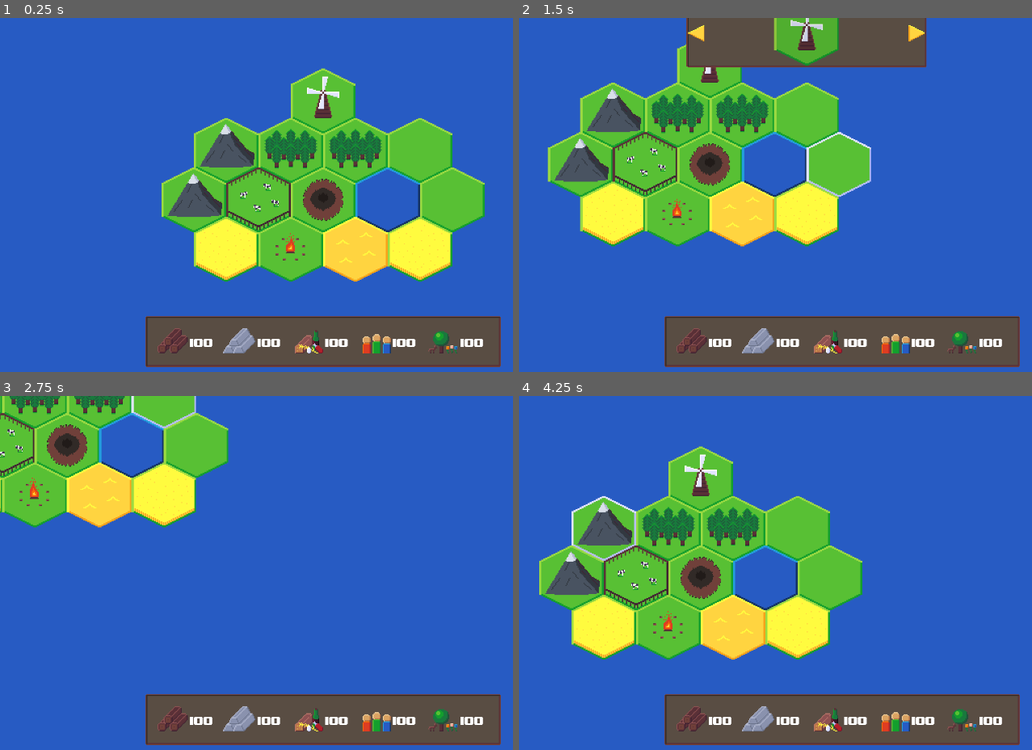
Above: before the commit, frames 1-4 (two rows, left to right).
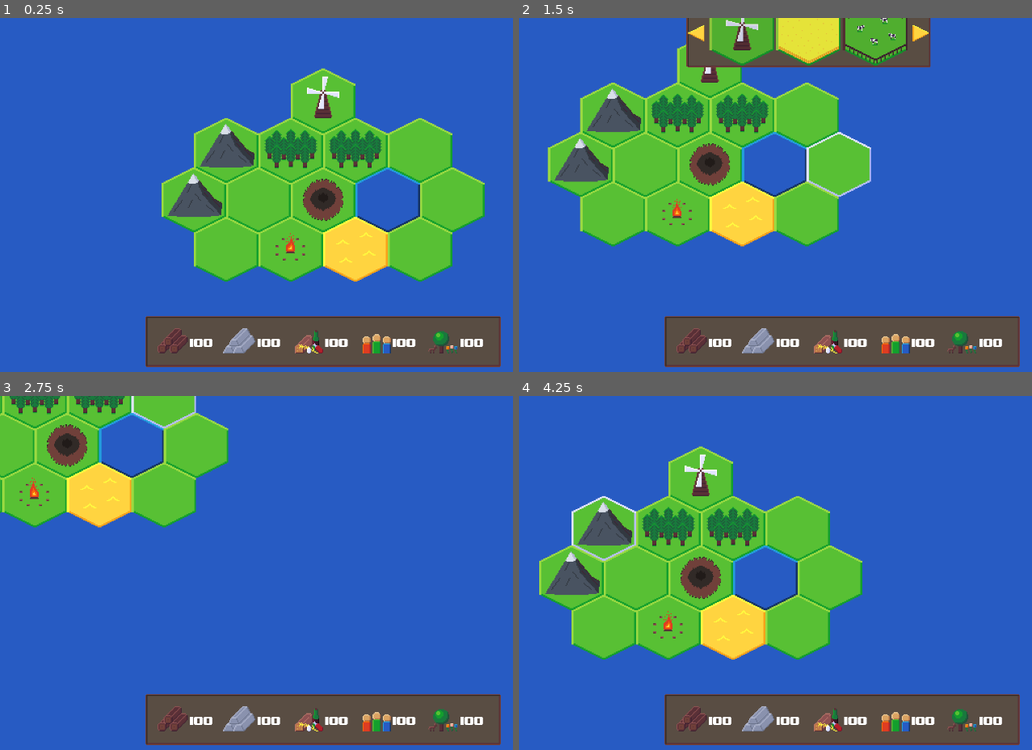
Above: after the commit, the same moments.

Repository: Lunatic-Games/the-holy-land
Game: Godot game, scene res://Game.tscn
The game is run twice, just before and just after one commit, with the same random seed, the same clock (stepped at 60 frames per second) and the same inputs.
Inputs (mouse positions are in pixels of both pictures, inside the frame that each line leads up to):
- Up to frame 1 (0.25 s): no input
- Up to frame 2 (1.5 s): move the mouse to (842, 99) at 0.52 s; hold Right (ui_right) 0.53-1.28 s; click (842, 99) at 0.67 s; move the mouse to (816, 148) at 1.27 s; hold Down (ui_down) from 1.28 s (still down); click (816, 148) at 1.42 s
- Up to frame 3 (2.75 s): move the mouse to (159, 403) at 2.02 s; release Down (ui_down) at 2.03 s; hold Right (ui_right) from 2.03 s (still down); click (159, 403) at 2.17 s
- Up to frame 4 (4.25 s): move the mouse to (713, 445) at 2.77 s; release Right (ui_right) at 2.78 s; hold Up (ui_up) 2.78-3.53 s; click (713, 445) at 2.92 s; move the mouse to (611, 519) at 3.52 s; hold Left (ui_left) from 3.53 s (still down); click (611, 519) at 3.67 s

The runs differ from the first frame. In frame 1, 3.6% of the frame differs, in the area x 38-88%, y 42-74%; in frame 2, 8.0%, in the area x 12-81%, y 0-64%; in frame 3, 1.8%; in frame 4, 3.6%.

Commit message:
Add a bunch more functionality to tiles

Diff:
--- a/Game.tscn
+++ b/Game.tscn
@@ -1,31 +1,27 @@
-[gd_scene load_steps=21 format=2]
-
-[ext_resource path="res://Game.gd" type="Script" id=1]
-[ext_resource path="res://Camera.gd" type="Script" id=2]
-[ext_resource path="res://Tiles/Windmill/Windmill.tscn" type="PackedScene" id=3]
-[ext_resource path="res://Tiles/Base/Base.tscn" type="PackedScene" id=4]
-[ext_resource path="res://Tiles/Forest/Forest.tscn" type="PackedScene" id=5]
-[ext_resource path="res://Tiles/Mountain/Mountain.tscn" type="PackedScene" id=6]
+[gd_scene load_steps=18 format=2]
+
+[ext_resource path="res://Camera.gd" type="Script" id=1]
+[ext_resource path="res://Tiles/Windmill/Windmill.tscn" type="PackedScene" id=2]
+[ext_resource path="res://Tiles/Forest/Forest.tscn" type="PackedScene" id=3]
+[ext_resource path="res://Tiles/Field/Field.tscn" type="PackedScene" id=4]
+[ext_resource path="res://Tiles/Mountain/Mountain.tscn" type="PackedScene" id=5]
+[ext_resource path="res://Tiles/Hole/Hole.tscn" type="PackedScene" id=6]
 [ext_resource path="res://Tiles/Water/Water.tscn" type="PackedScene" id=7]
-[ext_resource path="res://Tiles/Hole/Hole.tscn" type="PackedScene" id=8]
-[ext_resource path="res://Tiles/Farm/Farm.tscn" type="PackedScene" id=9]
-[ext_resource path="res://Tiles/Camp/Camp.tscn" type="PackedScene" id=10]
-[ext_resource path="res://Tiles/Wheat/Wheat.tscn" type="PackedScene" id=11]
-[ext_resource path="res://Tiles/Desert/Desert.tscn" type="PackedScene" id=12]
-[ext_resource path="res://UI/Panel.png" type="Texture" id=13]
-[ext_resource path="res://UI/Wood.png" type="Texture" id=14]
-[ext_resource path="res://UI/upheavtt.ttf" type="DynamicFontData" id=15]
-[ext_resource path="res://UI/Iron.png" type="Texture" id=16]
-[ext_resource path="res://UI/Food.png" type="Texture" id=17]
-[ext_resource path="res://UI/Population.png" type="Texture" id=18]
-[ext_resource path="res://UI/Nature.png" type="Texture" id=19]
+[ext_resource path="res://Tiles/Camp/Camp.tscn" type="PackedScene" id=8]
+[ext_resource path="res://Tiles/Desert/Desert.tscn" type="PackedScene" id=9]
+[ext_resource path="res://UI/Panel.png" type="Texture" id=10]
+[ext_resource path="res://UI/Wood.png" type="Texture" id=11]
+[ext_resource path="res://UI/upheavtt.ttf" type="DynamicFontData" id=12]
+[ext_resource path="res://UI/Iron.png" type="Texture" id=13]
+[ext_resource path="res://UI/Food.png" type="Texture" id=14]
+[ext_resource path="res://UI/Population.png" type="Texture" id=15]
+[ext_resource path="res://UI/Nature.png" type="Texture" id=16]
 
 [sub_resource type="DynamicFont" id=1]
 size = 32
-font_data = ExtResource( 15 )
+font_data = ExtResource( 12 )
 
 [node name="Game" type="Node2D"]
-script = ExtResource( 1 )
 
 [node name="Camera" type="Camera2D" parent="."]
 position = Vector2( 639, 360 )
@@ -33,76 +29,51 @@
 limit_smoothed = true
 drag_margin_h_enabled = false
 drag_margin_v_enabled = false
-script = ExtResource( 2 )
+script = ExtResource( 1 )
 
 [node name="Hexes" type="Node2D" parent="."]
-editor/display_folded = true
-
-[node name="Windmill" parent="Hexes" instance=ExtResource( 3 )]
+
+[node name="Windmill" parent="Hexes" instance=ExtResource( 2 )]
 position = Vector2( 639, 164 )
-buildable = [  ]
-images = [  ]
-
-[node name="Base" parent="Hexes" instance=ExtResource( 4 )]
+
+[node name="Forest" parent="Hexes" instance=ExtResource( 3 )]
+position = Vector2( 575, 262 )
+
+[node name="Forest2" parent="Hexes" instance=ExtResource( 3 )]
+position = Vector2( 703, 262 )
+
+[node name="Field2" parent="Hexes" instance=ExtResource( 4 )]
 position = Vector2( 831, 262 )
 
-[node name="Forest" parent="Hexes" instance=ExtResource( 5 )]
-position = Vector2( 575, 262 )
-buildable = [  ]
-images = [  ]
-
-[node name="Forest2" parent="Hexes" instance=ExtResource( 5 )]
-position = Vector2( 703, 262 )
-buildable = [  ]
-images = [  ]
-
-[node name="Mountain2" parent="Hexes" instance=ExtResource( 6 )]
+[node name="Mountain2" parent="Hexes" instance=ExtResource( 5 )]
 position = Vector2( 447, 262 )
-buildable = [  ]
-images = [  ]
-
-[node name="Base2" parent="Hexes" instance=ExtResource( 4 )]
-position = Vector2( 895, 360 )
+
+[node name="Mountain" parent="Hexes" instance=ExtResource( 5 )]
+position = Vector2( 383, 360 )
+
+[node name="Hole" parent="Hexes" instance=ExtResource( 6 )]
+position = Vector2( 639, 360 )
 
 [node name="Water" parent="Hexes" instance=ExtResource( 7 )]
 position = Vector2( 767, 360 )
-buildable = [  ]
-images = [  ]
-
-[node name="Hole" parent="Hexes" instance=ExtResource( 8 )]
-position = Vector2( 639, 360 )
-buildable = [  ]
-images = [  ]
-
-[node name="Farm" parent="Hexes" instance=ExtResource( 9 )]
+
+[node name="Field" parent="Hexes" instance=ExtResource( 4 )]
+position = Vector2( 895, 360 )
+
+[node name="Field5" parent="Hexes" instance=ExtResource( 4 )]
 position = Vector2( 511, 360 )
-buildable = [  ]
-images = [  ]
-
-[node name="Mountain" parent="Hexes" instance=ExtResource( 6 )]
-position = Vector2( 383, 360 )
-buildable = [  ]
-images = [  ]
-
-[node name="Camp" parent="Hexes" instance=ExtResource( 10 )]
+
+[node name="Field3" parent="Hexes" instance=ExtResource( 4 )]
+position = Vector2( 831, 458 )
+
+[node name="Camp" parent="Hexes" instance=ExtResource( 8 )]
 position = Vector2( 575, 458 )
-buildable = [  ]
-images = [  ]
-
-[node name="Wheat2" parent="Hexes" instance=ExtResource( 11 )]
+
+[node name="Desert2" parent="Hexes" instance=ExtResource( 9 )]
+position = Vector2( 703, 458 )
+
+[node name="Field4" parent="Hexes" instance=ExtResource( 4 )]
 position = Vector2( 447, 458 )
-buildable = [  ]
-images = [  ]
-
-[node name="Desert2" parent="Hexes" instance=ExtResource( 12 )]
-position = Vector2( 703, 458 )
-buildable = [  ]
-images = [  ]
-
-[node name="Wheat" parent="Hexes" instance=ExtResource( 11 )]
-position = Vector2( 831, 458 )
-buildable = [  ]
-images = [  ]
 
 [node name="HUD" type="CanvasLayer" parent="."]
 editor/display_folded = true
--- a/Tiles/Base/Base.gd
+++ b/Tiles/Base/Base.gd
@@ -1,13 +1,18 @@
 extends Area2D
 
-export(Array, String, FILE) var buildable
-export(Array, Resource) var images
+export(Array, String, FILE, "*.tscn") var tile_scenes
+export(Array, Resource) var tile_images
+export(int) var build_time = 1
+var active = true
 
 func _ready():
-	for image in images:
+	for child in $PanelContainer/Sections/Buildings.get_children():
+		child.queue_free()
+
+	for i in range(len(tile_scenes)):
 		var button = load("res://Tiles/Base/BuildingButton.tscn").instance()
-		button.init(image, null)
-		button.connect("button_up", self, "building")
+		button.texture_normal = tile_images[i]
+		button.connect("button_up", self, "change_tile", [tile_scenes[i]])
 		$PanelContainer/Sections/Buildings.add_child(button)
 
 func _on_mouse_entered():
@@ -17,7 +22,7 @@
 	$HoveredSprite.visible = false
 
 func _on_input_event(viewport, event, shape_idx):
-	if event is InputEventMouseButton and event.pressed:
+	if event is InputEventMouseButton and event.pressed and event.button_index == BUTTON_LEFT:
 		open_menu()
 
 func close_menu():
@@ -26,10 +31,20 @@
 func open_menu():
 	$PanelContainer.visible = true
 
-func building():
+func change_tile(scene_file):
+	var new_tile = load(scene_file).instance()
+	new_tile.position = position
+	new_tile.begin_building()
+	get_parent().add_child_below_node(self, new_tile)
+	get_parent().remove_child(self)
+	queue_free()
+
+func begin_building():
 	$BuildingSprite.visible = true
 	$Sprite.modulate = Color8(200, 200, 200, 255)
-	close_menu()
+	$BuildTimer.wait_time = build_time
+	$BuildTimer.start()
+
 
 func finish_building():
 	$BuildingSprite.visible = false
--- a/Tiles/Base/Base.tscn
+++ b/Tiles/Base/Base.tscn
@@ -1,19 +1,18 @@
-[gd_scene load_steps=14 format=2]
+[gd_scene load_steps=13 format=2]
 
 [ext_resource path="res://Tiles/Base/Base.gd" type="Script" id=1]
-[ext_resource path="res://Tiles/Windmill/Windmill1.png" type="Texture" id=2]
-[ext_resource path="res://Tiles/Base/Base.png" type="Texture" id=3]
-[ext_resource path="res://Tiles/Base/Building1.png" type="Texture" id=4]
-[ext_resource path="res://Tiles/Base/Hovered.png" type="Texture" id=5]
-[ext_resource path="res://UI/Panel.png" type="Texture" id=6]
-[ext_resource path="res://UI/LeftArrow.png" type="Texture" id=7]
-[ext_resource path="res://UI/LeftArrowHovered.png" type="Texture" id=8]
-[ext_resource path="res://UI/RightArrow.png" type="Texture" id=9]
-[ext_resource path="res://UI/RightArrowHovered.png" type="Texture" id=10]
-[ext_resource path="res://Tiles/Base/Building2.png" type="Texture" id=11]
+[ext_resource path="res://Tiles/Base/Base.png" type="Texture" id=2]
+[ext_resource path="res://Tiles/Base/Building1.png" type="Texture" id=3]
+[ext_resource path="res://Tiles/Base/Hovered.png" type="Texture" id=4]
+[ext_resource path="res://UI/Panel.png" type="Texture" id=5]
+[ext_resource path="res://UI/LeftArrow.png" type="Texture" id=6]
+[ext_resource path="res://UI/LeftArrowHovered.png" type="Texture" id=7]
+[ext_resource path="res://UI/RightArrow.png" type="Texture" id=8]
+[ext_resource path="res://UI/RightArrowHovered.png" type="Texture" id=9]
+[ext_resource path="res://Tiles/Base/Building2.png" type="Texture" id=10]
 
 [sub_resource type="StyleBoxTexture" id=1]
-texture = ExtResource( 6 )
+texture = ExtResource( 5 )
 region_rect = Rect2( 0, 0, 64, 64 )
 margin_left = 4.0
 margin_right = 4.0
@@ -42,22 +41,20 @@
 __meta__ = {
 "_edit_group_": true
 }
-buildable = [ "res://Tiles/Windmill/Windmill.tscn" ]
-images = [ ExtResource( 2 ) ]
 
 [node name="Sprite" type="Sprite" parent="."]
-texture = ExtResource( 3 )
+texture = ExtResource( 2 )
 
 [node name="CollisionPolygon2D" type="CollisionPolygon2D" parent="."]
 polygon = PoolVector2Array( 0, -66, 64, -34, 64, 34, 0, 66, -64, 34, -64, -34 )
 
 [node name="BuildingSprite" type="Sprite" parent="."]
 visible = false
-texture = ExtResource( 4 )
+texture = ExtResource( 3 )
 
 [node name="HoveredSprite" type="Sprite" parent="."]
 visible = false
-texture = ExtResource( 5 )
+texture = ExtResource( 4 )
 
 [node name="PanelContainer" type="PanelContainer" parent="."]
 visible = false
@@ -105,14 +102,18 @@
 margin_top = 48.0
 margin_right = 32.0
 margin_bottom = 80.0
-texture_normal = ExtResource( 9 )
-texture_pressed = ExtResource( 9 )
-texture_hover = ExtResource( 10 )
+texture_normal = ExtResource( 8 )
+texture_pressed = ExtResource( 8 )
+texture_hover = ExtResource( 9 )
 stretch_mode = 2
 
-[node name="AnimationPlayer" type="AnimationPlayer" parent="."]
+[node name="BuildingAnimation" type="AnimationPlayer" parent="."]
 autoplay = "Building"
 anims/Building = SubResource( 2 )
+
+[node name="BuildTimer" type="Timer" parent="."]
+one_shot = true
 [connection signal="input_event" from="." to="." method="_on_input_event"]
 [connection signal="mouse_entered" from="." to="." method="_on_mouse_entered"]
 [connection signal="mouse_exited" from="." to="." method="_on_mouse_exited"]
+[connection signal="timeout" from="BuildTimer" to="." method="finish_building"]
--- a/Tiles/Base/BuildingButton.gd
+++ b/Tiles/Base/BuildingButton.gd
@@ -1,16 +1,23 @@
 extends TextureButton
 
-var building_scene
+func _ready():
+	darken()
 
-func _ready():
-	modulate = Color8(230, 230, 230, 255)
-
-func init(image, scene):
-	texture_normal = image
-	scene = building_scene
+func _input(event):
+	if event is InputEventMouseButton:
+		if event.pressed:
+			darken()
+		else:
+			highlight()
 
 func _on_mouse_entered():
+	highlight()
+
+func _on_mouse_exited():
+	darken()
+
+func highlight():
 	modulate = Color8(255, 255, 255, 255)
 
-func _on_mouse_exited():
+func darken():
 	modulate = Color8(230, 230, 230, 255)
--- a/Tiles/Farm/Farm.tscn
+++ b/Tiles/Farm/Farm.tscn
@@ -25,7 +25,8 @@
 "values": [ ExtResource( 2 ), ExtResource( 2 ), ExtResource( 3 ), ExtResource( 2 ), ExtResource( 4 ), ExtResource( 2 ), ExtResource( 5 ), ExtResource( 2 ), ExtResource( 6 ) ]
 }
 
-[node name="Farm" instance=ExtResource( 1 )]
+[node name="Farm" index="0" instance=ExtResource( 1 )]
+build_time = 5
 
 [node name="Sprite" parent="." index="0"]
 texture = ExtResource( 2 )
--- /dev/null
+++ b/Tiles/Field/Field.tscn
@@ -0,0 +1,13 @@
+[gd_scene load_steps=5 format=2]
+
+[ext_resource path="res://Tiles/Base/Base.tscn" type="PackedScene" id=1]
+[ext_resource path="res://Tiles/Windmill/Windmill1.png" type="Texture" id=2]
+[ext_resource path="res://Tiles/Wheat/Wheat.png" type="Texture" id=3]
+[ext_resource path="res://Tiles/Farm/Farm1.png" type="Texture" id=4]
+
+[node name="Field" instance=ExtResource( 1 )]
+tile_scenes = [ "res://Tiles/Windmill/Windmill.tscn", "res://Tiles/Wheat/Wheat.tscn", "res://Tiles/Farm/Farm.tscn" ]
+tile_images = [ ExtResource( 2 ), ExtResource( 3 ), ExtResource( 4 ) ]
+
+[node name="PanelContainer" parent="." index="4"]
+editor/display_folded = true
--- a/Tiles/Wheat/Wheat.tscn
+++ b/Tiles/Wheat/Wheat.tscn
@@ -4,6 +4,7 @@
 [ext_resource path="res://Tiles/Wheat/Wheat.png" type="Texture" id=2]
 
 [node name="Wheat" instance=ExtResource( 1 )]
+build_time = 2
 
 [node name="Sprite" parent="." index="0"]
 texture = ExtResource( 2 )
--- a/Tiles/Windmill/Windmill.tscn
+++ b/Tiles/Windmill/Windmill.tscn
@@ -7,7 +7,6 @@
 [sub_resource type="Animation" id=1]
 resource_name = "Passive"
 loop = true
-step = 0.05
 tracks/0/type = "value"
 tracks/0/path = NodePath("Sprite:texture")
 tracks/0/interp = 1
@@ -22,10 +21,11 @@
 }
 
 [node name="Windmill" instance=ExtResource( 1 )]
+build_time = 3
 
 [node name="Sprite" parent="." index="0"]
 texture = ExtResource( 2 )
 
-[node name="AnimationPlayer" type="AnimationPlayer" parent="." index="3"]
+[node name="PassiveAnimation" type="AnimationPlayer" parent="." index="7"]
 autoplay = "Passive"
 anims/Passive = SubResource( 1 )
Not shown: 6 places in Game.tscn that only renumber resources
Not shown: 2 places in Tiles/Base/Base.tscn that only renumber resources
